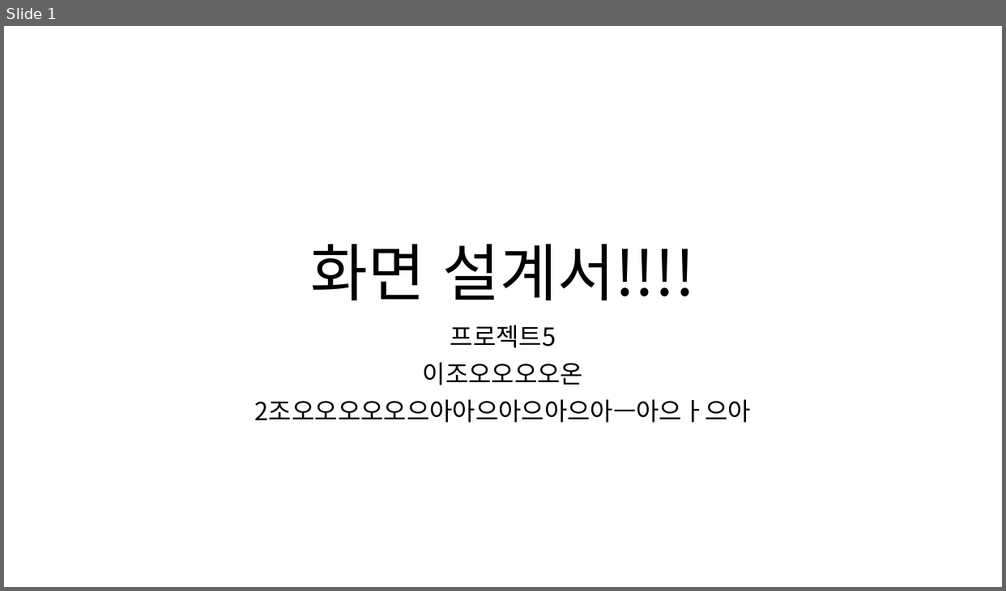
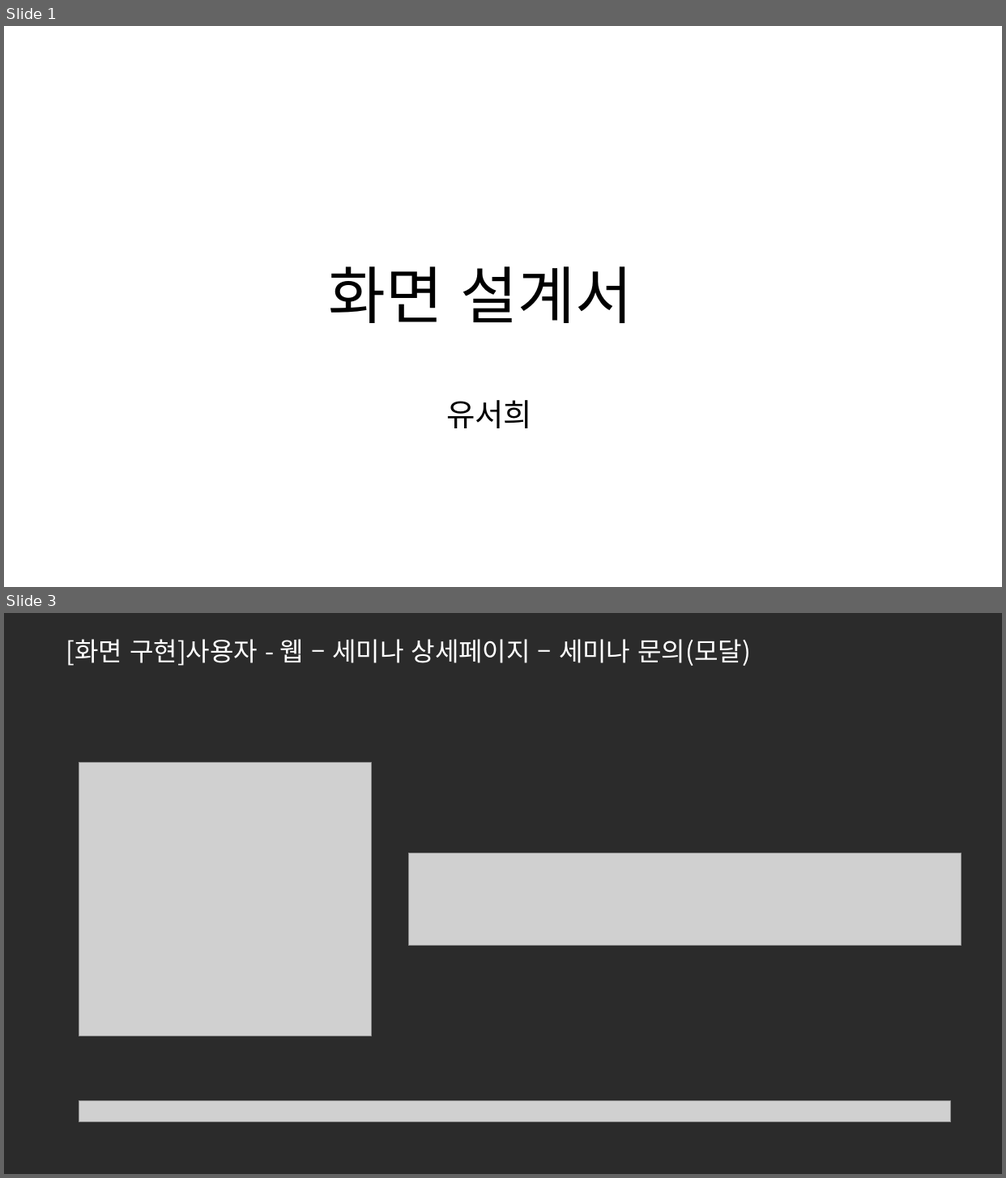
Before and after one commit to ezenteam2/e-Zone, a slide deck: 0 발표용 파워포인트/0501 5차발표/0501 project05 - 파워포인트 - 서희.pptx. Shown one above the other, each under a label of ours: slide 1 before the commit, slides 1 and 3 after it; the slides between them are not shown. The pictures are 1006x591 and 1006x1178 pixels, drawn with LibreOffice and Linux fonts; fonts in the diff are those of the drawing; grey boxes stand for pictures; background and template pictures are left out; a plain dark background stands for a picture behind light text. Boxes give left, top, right and bottom in pixels: in the first picture for what was removed or moved away, otherwise in the second. Text is boxed around its words. In the diff, an @@ line names an element or a change of style, - is before the commit and + after.

```diff
--- a/0 발표용 파워포인트/0501 5차발표/0501 project05 - 파워포인트 - 서희.pptx
+++ b/0 발표용 파워포인트/0501 5차발표/0501 project05 - 파워포인트 - 서희.pptx
@@ slide 3 added at [4, 613, 1002, 1174], background picture (left out) @@
@@ text added at [66, 639, 751, 666], 25 pt, text #FFFFFF @@
+[화면 구현]사용자 - 웹 – 세미나 상세페이지 – 세미나 문의(모달)
@@ picture added at [79, 763, 371, 1037] @@
@@ picture added at [408, 854, 961, 945] @@
@@ picture added at [79, 1102, 951, 1122] @@
@@ slide 1 changed as well @@
@@ title at [329, 267, 633, 429]: text changed @@
-화면 설계서!!!!
+화면 설계서
+유서희
@@ subtitle removed at [255, 325, 751, 423] @@
-프로젝트5
-이조오오오오온
-2조오오오오오으아아으아으아으아ㅡ아으ㅏ으아
```
Also in this commit, not shown: 1 other slide added.
